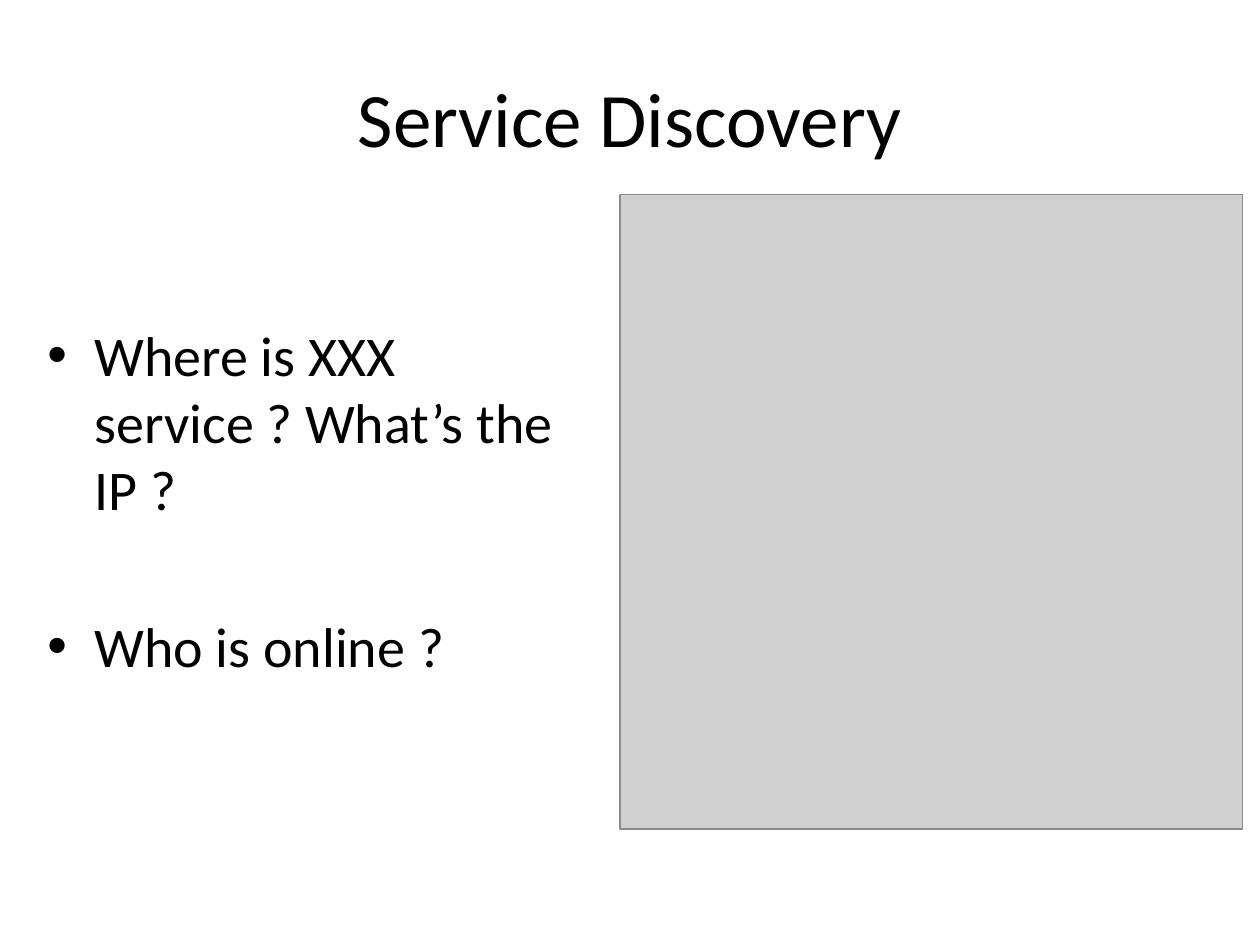
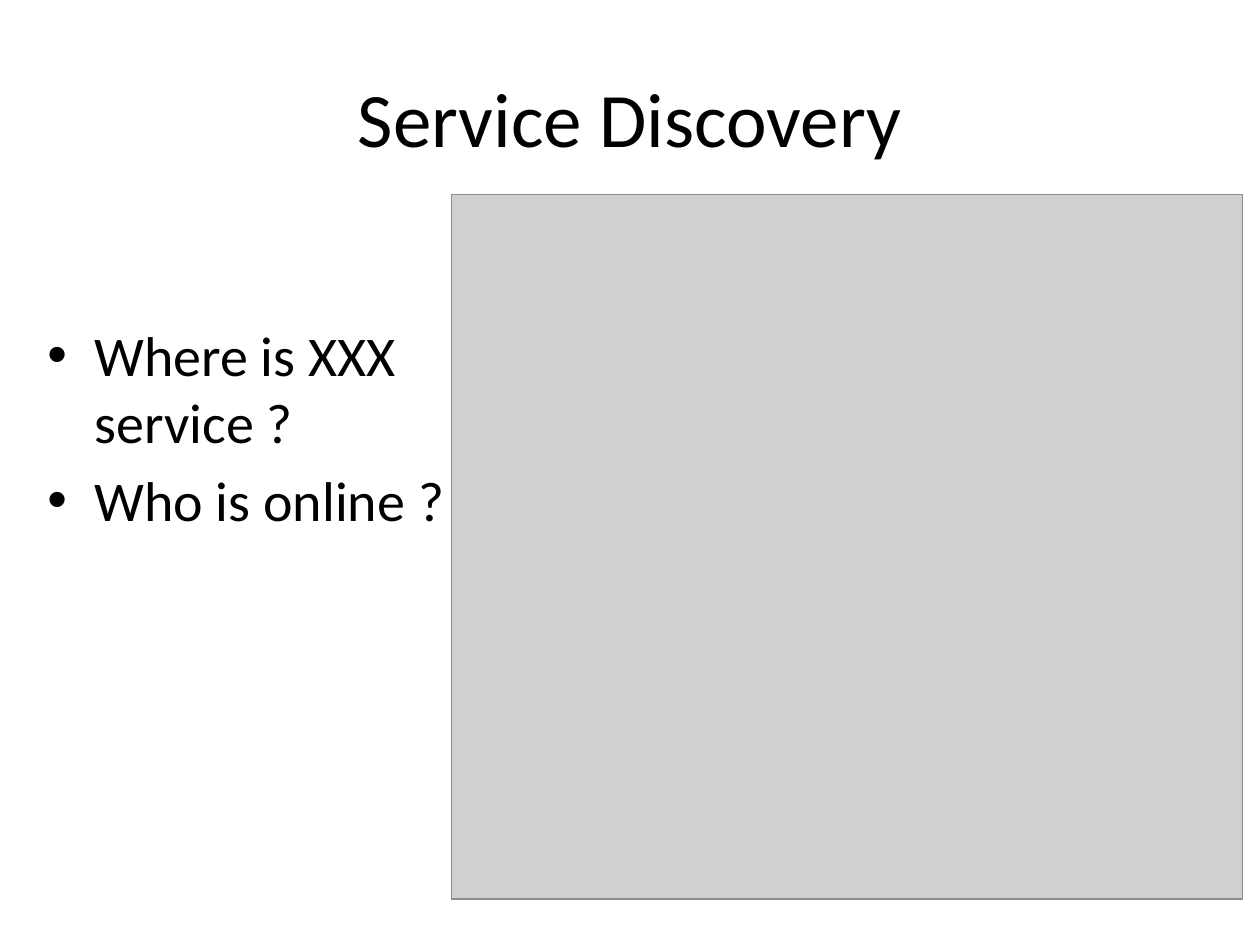
Before and after one commit to jimliu7434/microservice-sample, a slide deck: slide 12 of Microservice.pptx. Drawn at 1260x945 pixels with LibreOffice and Linux fonts; fonts in the diff are those of the drawing; grey boxes stand for pictures. Boxes give left, top, right and bottom in pixels: in the first picture for what was removed or moved away, otherwise in the second. Text is boxed around its words. In the diff, an @@ line names an element or a change of style, - is before the commit and + after.

```diff
--- a/Microservice.pptx
+++ b/Microservice.pptx
@@ picture: place and size @@
-picture at (620, 195, 1242, 829)
+picture at (451, 195, 1242, 900)
@@ text at (95, 337, 395, 444): text changed @@
-• Where is XXX service ? What’s the IP ?
+• Where is XXX service ?
```
Also in this commit, not shown: 8 other slides changed, 3 slides added.
